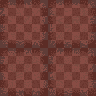
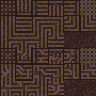
Layers edited between the first and the second 96 x 96 image:
showed "Wall", painted on it over box(0, 0, 96, 96)
hid "Floor" over box(0, 0, 96, 96)
